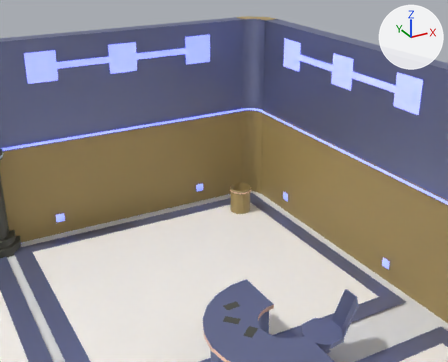
Before and after pictures for a commit that changed the Blender file assets/v22 level_01.blend.
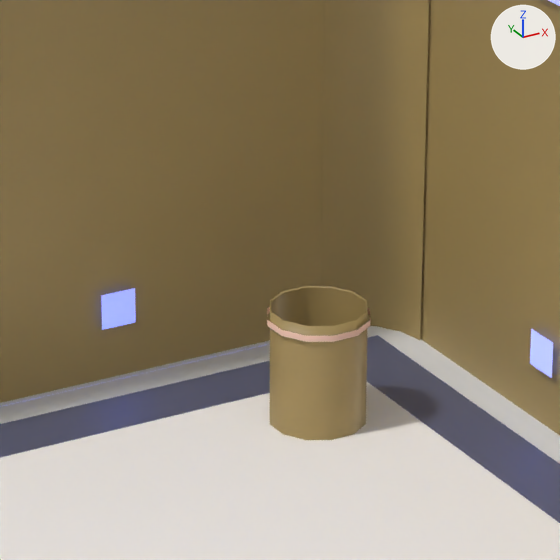
Each version appears first from a camera (50 mm lens) standing at (11.29, -8.21, 5.48) and looking at (16.67, 1.56, 0.59), and next in a close-up on the part from 39% to 65% of the width and 34% to 66% of the height. Lighting does not change. The marker at upper right points along +X, +Y and +Z.

Names of what the first close-up shows: 'Corner2.002', 'Cylinder.002', 'Floor1.014', 'Plane', 'Wall1.002', 'Wall1.010'.
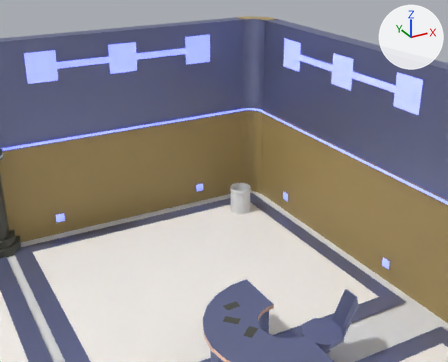
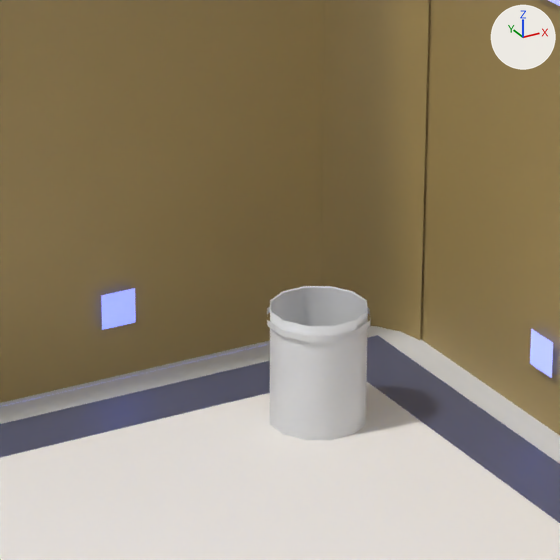
Pixel boxes [x1, y1, x2, y2] of what changed, in the close-ups (560 x 560 px):
part 1 of me_cylinder_002, recoloured (brown to white)
    both: [270, 286, 368, 440]
part 2 of me_cylinder_002, recoloured (beige to white)
    both: [267, 307, 371, 342]

Diff of the bpy script that builds the scene:
```diff
--- a/assets/v22 level_01.blend.py
+++ b/assets/v22 level_01.blend.py
@@ mat_res___assets_test_material_tres @@
+mat_res___assets_test_material_tres = principled_material('res://assets/test_material.tres')
+mat_res___assets_test_material_tres.base_color = (0.8, 0.8, 0.8)  # white #e7e7e7
@@ me_cylinder_002 @@
 me_cylinder_002.from_pydata(...)  # 252 vertices, 145 faces; spans x -0.209..0.209, y -0.209..0.209, z -0.276..0.276
 # used by ob_cylinder_002; location = (16.878, 1.28, 0.259); rotation_euler = (0.0, 0.0, 0.822), in degrees (0, 0, 47)
+# me_cylinder_002 part 1: all 121 faces that had it switch from mat_orange_modular_001 (brown #af9660) to mat_res___assets_test_material_tres (white #e7e7e7)
+# me_cylinder_002 part 2: all 24 faces that had it switch from mat_orange_emit (beige #ffd6c4) to mat_res___assets_test_material_tres (white #e7e7e7)
```
